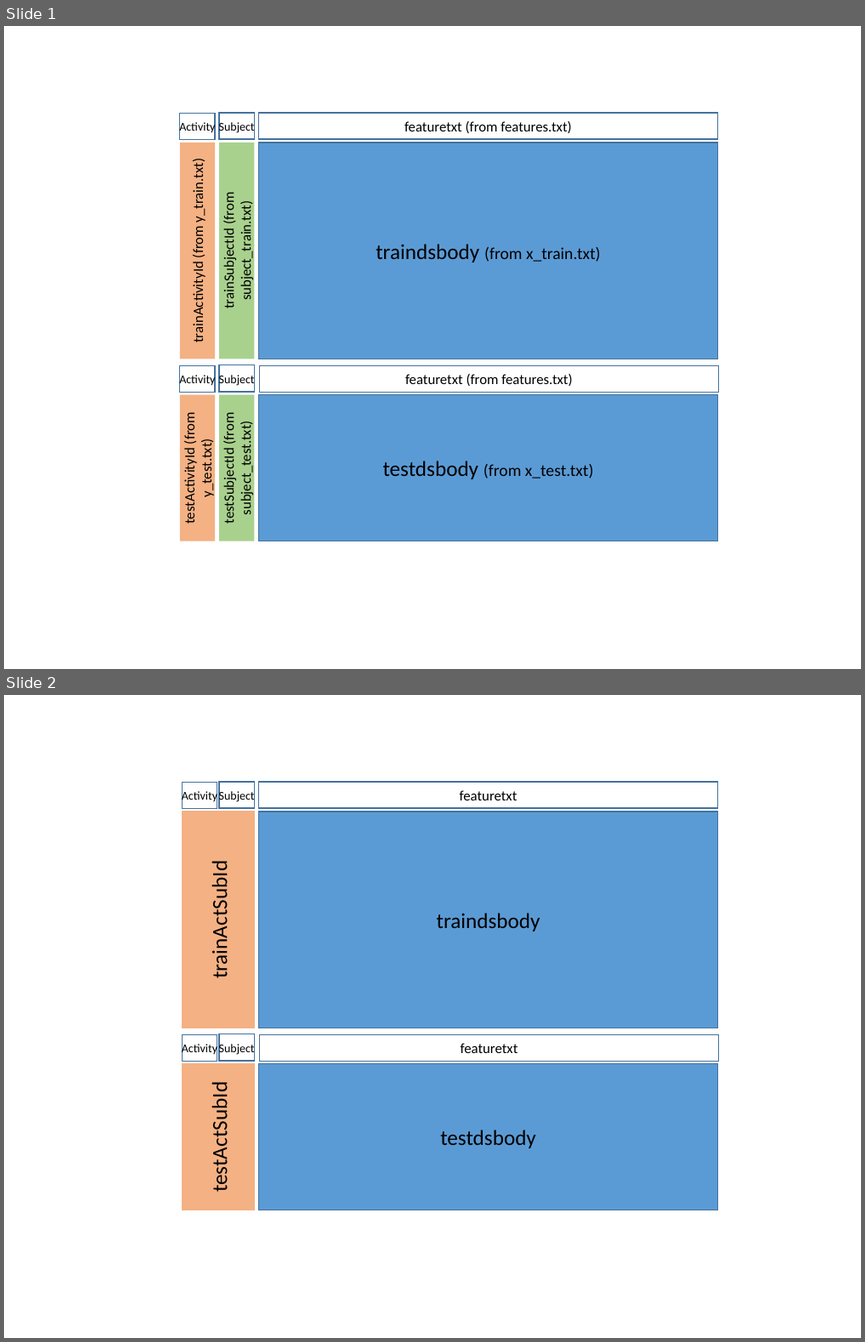
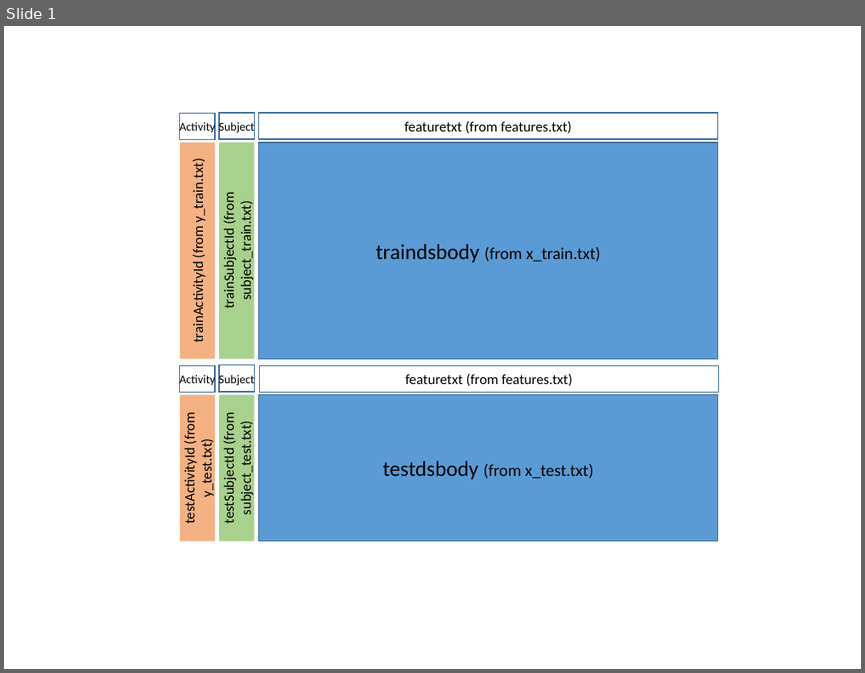
Before and after one commit to sdamodar/gacd_project, a slide deck: Transformation.pptx. Shown one above the other, each under a label of ours: slides 1 and 2 before the commit, slide 1 after it. The pictures are 865x1342 and 865x673 pixels, drawn with LibreOffice and Linux fonts; fonts in the diff are those of the drawing. Boxes give left, top, right and bottom in pixels: in the first picture for what was removed or moved away, otherwise in the second. Text is boxed around its words. In the diff, an @@ line names an element or a change of style, - is before the commit and + after.

```diff
--- a/Transformation.pptx
+++ b/Transformation.pptx
@@ slide 2 removed at (x1=4, y1=695, x2=861, y2=1338), background #FFFFFF @@
@@ rectangle removed at (x1=182, y1=782, x2=217, y2=808) @@
-Activity
@@ rectangle removed at (x1=219, y1=782, x2=254, y2=808) @@
-Subject
@@ rectangle removed at (x1=258, y1=782, x2=718, y2=808) @@
-featuretxt
@@ rectangle removed at (x1=183, y1=811, x2=255, y2=1028) @@
-trainActSubId
@@ rectangle removed at (x1=258, y1=811, x2=718, y2=1028) @@
-traindsbody
@@ rectangle removed at (x1=182, y1=1034, x2=217, y2=1061) @@
-Activity
@@ rectangle removed at (x1=219, y1=1034, x2=254, y2=1061) @@
-Subject
@@ rectangle removed at (x1=259, y1=1034, x2=719, y2=1061) @@
-featuretxt
@@ rectangle removed at (x1=183, y1=1063, x2=255, y2=1210) @@
-testActSubId
@@ rectangle removed at (x1=258, y1=1063, x2=718, y2=1210) @@
-testdsbody
```
Also in this commit, not shown: 1 slide added, 4 other files.
